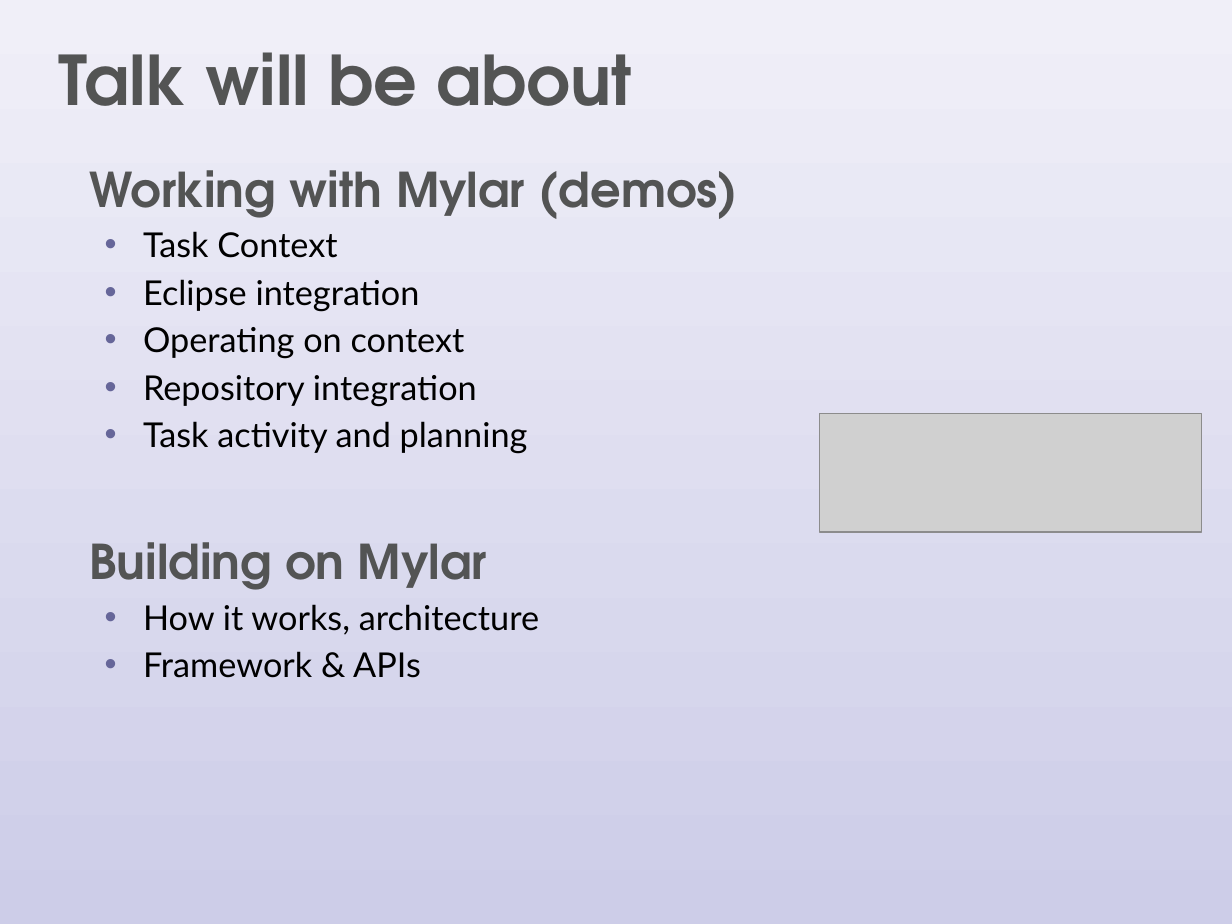
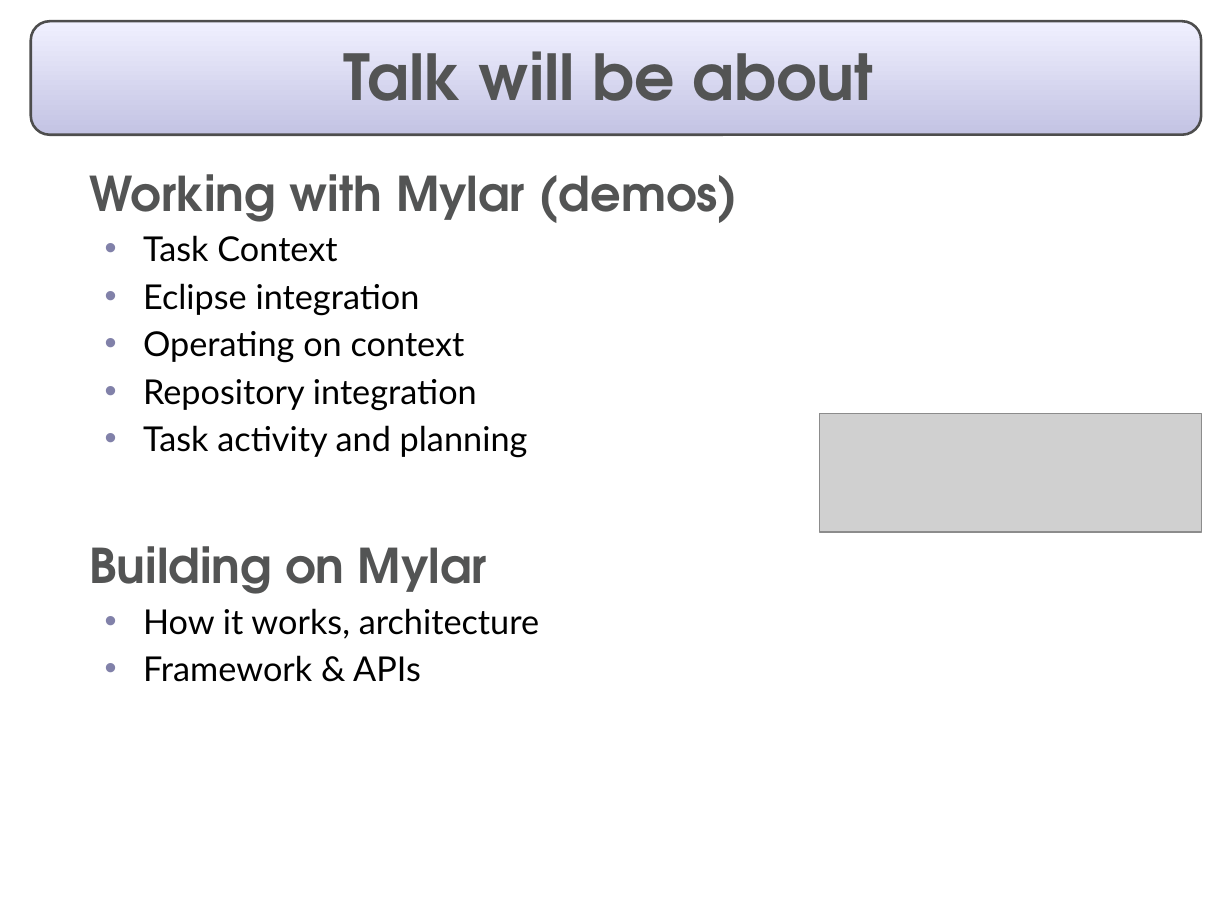
Before and after one commit to eclipse-mylyn/mylyn-website, a slide deck: slide 4 of publications/2006-03-mylar-eclipsecon.ppt. Drawn at 1232x924 pixels with LibreOffice and Linux fonts; fonts in the diff are those of the drawing; grey boxes stand for pictures. Boxes give left, top, right and bottom in pixels: in the first picture for what was removed or moved away, otherwise in the second. Text is boxed around its words. In the diff, an @@ line names an element or a change of style, - is before the commit and + after.

Commit message:
Progress on: prepare eclipsecon talk and slides

```diff
--- a/publications/2006-03-mylar-eclipsecon.ppt
+++ b/publications/2006-03-mylar-eclipsecon.ppt
@@ rectangle removed at bbox=[0, 0, 1232, 924] @@
@@ rounded rectangle added at bbox=[31, 21, 1201, 134], fill gradient #F0F0FF to #C3C3E3, outline #4D4D4D 1.5 pt @@
@@ title "Talk will be about": place and size @@
-title "Talk will be about" at bbox=[58, 52, 632, 106]
+title "Talk will be about" at bbox=[343, 51, 874, 101]
@@ title "Talk will be about" at bbox=[343, 51, 874, 101]: size 40 to 37 pt; alignment left to centre @@
@@ text at bbox=[143, 235, 539, 682]: bullet colour #666699 to #8181A9 @@
```
Also in this commit, not shown: 13 other slides changed, 6 slides added, 5 slides removed, 1 other file.
